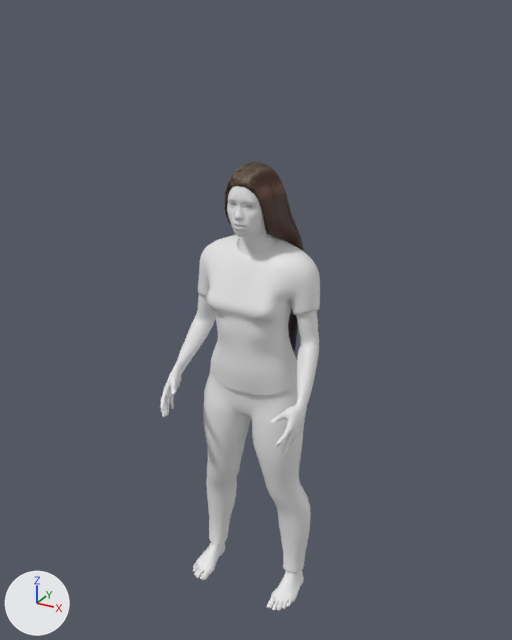
Renders of the glTF model public/modelos/mujer.glb from each side of a commit.
Before and after are seen from a 50 mm lens placed at (1.057, -1.948, 2.032), pointed at (0.005, -0.035, 1.075). Lighting does not change. The marker at lower left points along +X, +Y and +Z. The picture after the commit comes second.

Before the edit, the objects in view are built like this:
```python
me_base = bpy.data.meshes.new('base')
me_base.from_pydata(...)  # 13380 vertices, 26756 faces; spans x -0.26..0.26, y -0.29..0.09, z 0.0..1.59
# faces by material slot: [21590, 2716, 2450]
me_base.materials.append(mat_piel)  # white #e7e7e7
me_base.materials.append(mat_bajo_camiseta)  # white #e7e7e7
me_base.materials.append(mat_bajo_pantalon)  # white #e7e7e7
me_female_casualsuit01 = bpy.data.meshes.new('female_casualsuit01')
me_female_casualsuit01.from_pydata(...)  # 1311 vertices, 2524 faces; spans x -0.223..0.224, y -0.162..0.091, z 0.85..1.358
me_female_casualsuit01_005 = bpy.data.meshes.new('female_casualsuit01.005')
me_female_casualsuit01_005.from_pydata(...)  # 886 vertices, 1712 faces; spans x -0.216..0.215, y -0.141..0.097, z 0.079..0.895
ob_camiseta = bpy.data.objects.new('camiseta', me_female_casualsuit01)
ob_camiseta.location = (0.0, 0.0, 0.0)
ob_cuerpo = bpy.data.objects.new('cuerpo', me_base)
ob_cuerpo.location = (0.0, 0.0, 0.0)
ob_pantalon = bpy.data.objects.new('pantalon', me_female_casualsuit01_005)
ob_pantalon.location = (0.0, 0.0, 0.0)
# also in view: 'pelo' at (0.0, -0.018, 1.245)
```
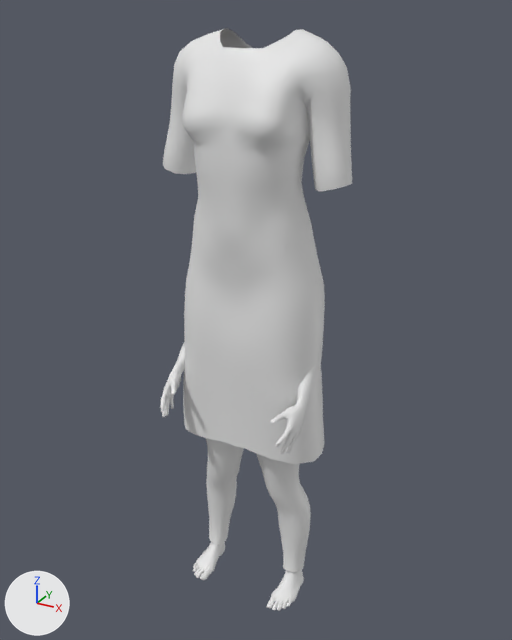
The newer file adds a shape key; the second version is drawn at full value of the shape key 'alto' of 'vestido', and the change is written as the vertex moves it makes.

Edits to the bpy script that builds the scene:
```text
Add me_mycenaean_tunic:
    me_mycenaean_tunic.from_pydata(...)  # 1371 vertices, 2660 faces; spans x -0.32..0.32, y -0.211..0.13, z 0.628..1.978
Add ob_vestido:
    ob_vestido = bpy.data.objects.new('vestido', me_mycenaean_tunic)
    ob_vestido.location = (0.0, 0.0, 0.0)
```

Where the change shows, as pixel boxes (x1, y1, x2, y2) in the pictures (512 x 640 px):
'vestido', added
    after: (163, 28, 352, 464)
'camiseta', unchanged, covered by the edit
    before: (198, 235, 320, 395)
'pelo', unchanged, covered by the edit
    before: (225, 162, 304, 353)
